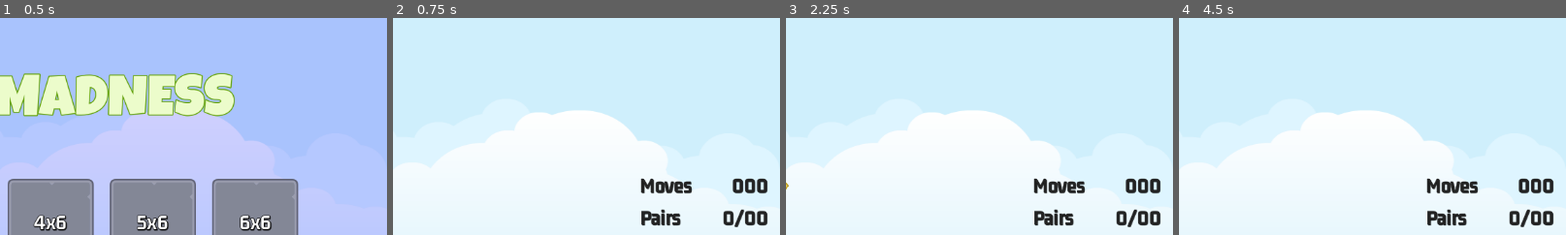
Above: before the commit, frames 1-4 (left to right).
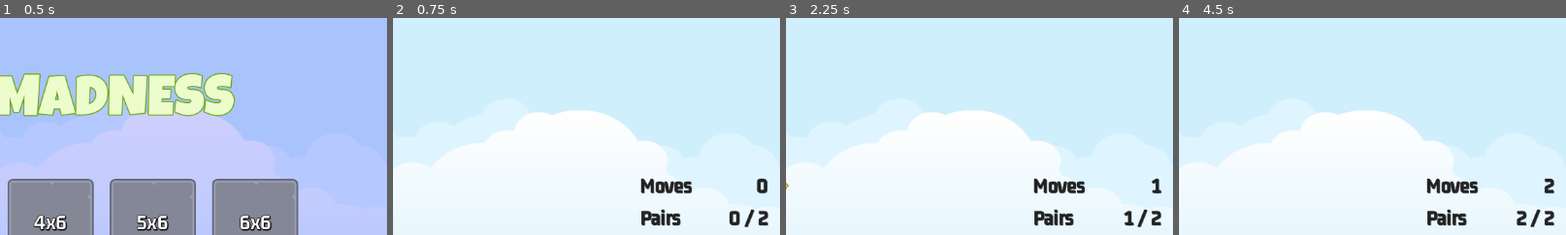
Above: after the commit, the same moments.

Repository: bluewind109/Memory-Madness
Game: Godot game, scene res://master_scene/master_scene.tscn
The game is run twice, just before and just after one commit, with the same random seed, the same clock (stepped at 60 frames per second) and the same inputs.
Inputs (mouse positions are % of the whole screen's width and height, from its top left):
- Up to frame 1 (0.5 s): no input
- Up to frame 2 (0.75 s): click "2x2" at 0.5 s
- Up to frame 3 (2.25 s): click (37, 43) at 1.25 s; click (45, 43) at 2.02 s
- Up to frame 4 (4.5 s): click (37, 57) at 2.77 s; click (45, 57) at 3.52 s; click (37, 57) at 4.27 s
The pictures show only the part of the screen within x 50-100%, y 3-53%; the shares and areas given below are measured in that part.

Frame 1 is identical in both runs. In frame 2, 0.9% of the frame differs, in the area x 85-97%, y 73-97%; in frame 3, 1.1%; in frame 4, 1.0%.

Commit message:
Update UI in game screen

Diff:
--- a/game_screen/game_screen.gd
+++ b/game_screen/game_screen.gd
@@ -4,10 +4,16 @@
 
 @onready var exit_sound = $ExitSound
 @onready var tile_container = $HB/MC1/TileContainer
-@onready var scorer = $Scorer
+@onready var scorer: Scorer = $Scorer
+@onready var moves_label = $HB/MC2/VB/HB/MovesLabel
+@onready var pairs_label = $HB/MC2/VB/HB2/PairsLabel
 
 func _ready():
 	SignalManager.on_level_selected.connect(on_level_selected)
+
+func _process(_delta):
+	moves_label.text = scorer.get_moves_made_str()
+	pairs_label.text = scorer.get_pairs_made_str()
 
 func add_memory_tile(
 	ii_dict: Dictionary,
--- a/scorer/scorer.gd
+++ b/scorer/scorer.gd
@@ -1,4 +1,6 @@
 extends Node
+
+class_name Scorer
 
 @onready var sound = $Sound
 @onready var reveal_timer = $RevealTimer
@@ -14,6 +16,12 @@
 
 func _process(_delta):
 	pass
+
+func get_moves_made_str() -> String:
+	return str(_moves_made)
+
+func get_pairs_made_str() -> String:
+	return "%s / %s" % [_pairs_made, _target_pairs]
 
 func clear_new_game(target_pairs: int) -> void:
 	_selections.clear()
